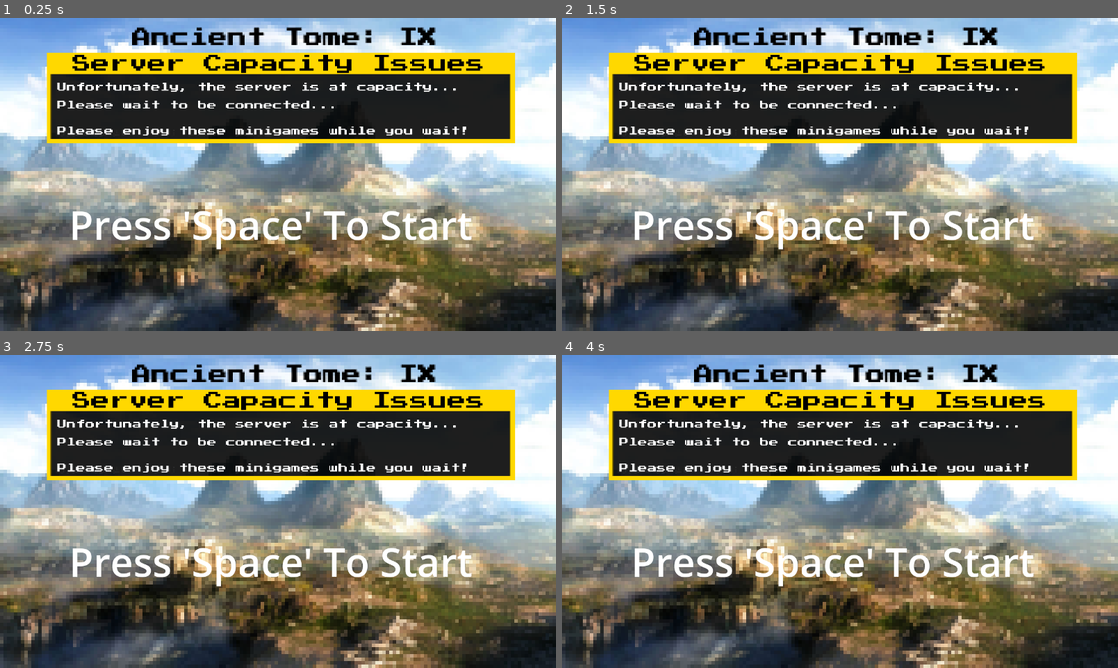
Above: before the commit, frames 1-4 (two rows, left to right).
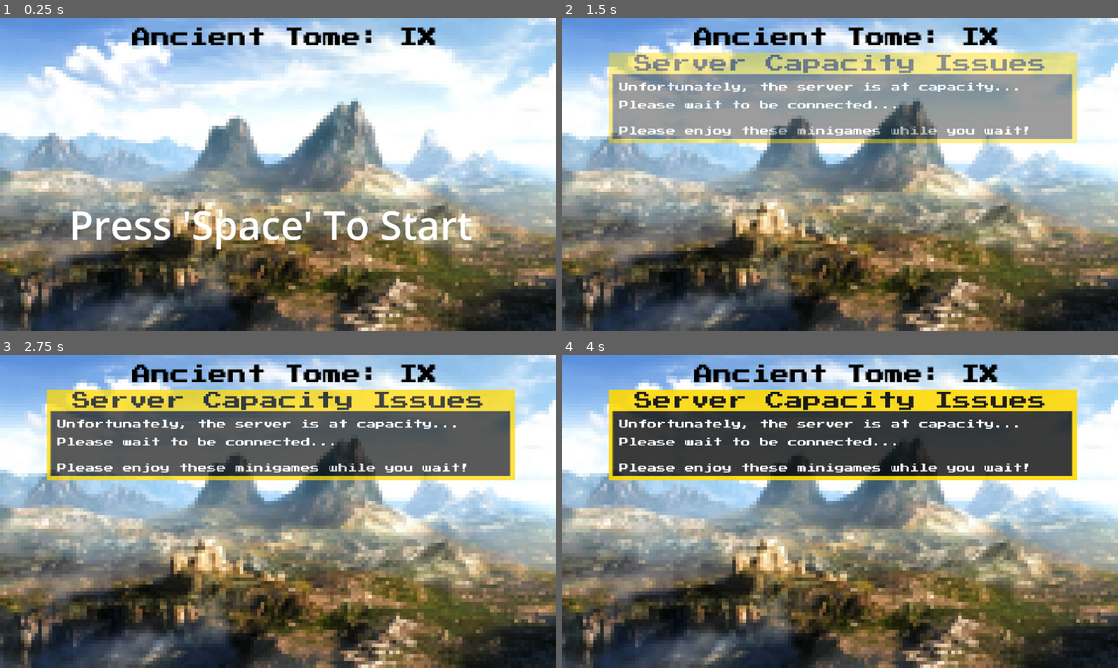
Above: after the commit, the same moments.

Repository: jtnoble/server-capacity-reached-godot
Game: Godot game, scene res://scenes/main_menu.tscn
Two runs of this game, one before a commit and one after it. Both use one fixed random seed, a clock stepped at 60 frames per second and the inputs below.
Inputs:
- Up to frame 1 (0.25 s): no input
- Up to frame 2 (1.5 s): tap Space (action) at 0.5, 1.35 s; hold D (right) 0.53-1.28 s; hold Space (action) 0.53-1.28 s; hold S (down) from 1.28 s (still down)
- Up to frame 3 (2.75 s): tap Space (action) at 2 s; release S (down) at 2.03 s; hold D (right) from 2.03 s (still down); hold Space (action) from 2.03 s (still down)
- Up to frame 4 (4 s): release D (right) at 2.78 s; release Space (action) at 2.78 s; hold W (up) 2.78-3.53 s; tap Space (action) at 2.85, 3.5 s; hold A (left) from 3.53 s (still down); hold Space (action) from 3.53 s (still down)

The runs differ from the first frame. In frame 1, 24% of the frame differs, in the area x 8-93%, y 11-40%; in frame 2, 26%, in the area x 8-93%, y 11-74%; in frame 3, 25%; in frame 4, 23%.

Commit message:
minigame switch system

Diff:
--- /dev/null
+++ b/scenes/Servercapacitytext.gd
@@ -0,0 +1,23 @@
+extends Sprite2D
+
+var fading_in: bool = false
+var fading_out: bool = false
+
+func _ready():
+	set_modulate(Color(1,1,1,0))
+
+func fade_in():
+	set_modulate(lerp(get_modulate(), Color(1,1,1,1), 0.01))
+	if get_modulate() == Color(1,1,1,1):
+		fading_in = false
+
+func fade_out():
+	set_modulate(lerp(get_modulate(), Color(1,1,1,0), 0.1))
+	if get_modulate() == Color(1,1,1,0):
+		fading_out = false
+
+func _process(delta):
+	if fading_in:
+		fade_in()
+	elif fading_out:
+		fade_out()
--- a/scenes/StartLabel.gd
+++ b/scenes/StartLabel.gd
@@ -1,8 +1,6 @@
 extends Label
 
 func _process(delta):
-	var input = Input.get("action")
-	print_debug(input)
-	if Input.get("action"):
+	if Input.is_action_pressed("action"):
 		$"..".first_load()
 		queue_free()
--- a/scenes/main_menu.gd
+++ b/scenes/main_menu.gd
@@ -5,14 +5,18 @@
 var scene_index: int = 0
 
 func first_load():
-	pass
-func next_level_index():
+	$Servercapacitytext.fading_in = true
+	load_game(false)
+
+func next_level():
 	scene_index = scene_index + 1
+	load_game(true)
 
-func load_game():
+func load_game(level_complete):
 	# Load game
 	$StartNextGameTimer.start()
-	$CompleteLabel.visible = true
+	if level_complete:
+		$CompleteLabel.visible = true
 
 func load_scene(scene):
 	var mg = scene.instantiate()
@@ -21,7 +25,12 @@
 	mg.scale.x = 0.2
 	mg.scale.y = 0.2
 	add_child(mg)
+	mg.connect("minigame_completed", _on_minigame_complete)
 
 func _on_start_next_game_timer_timeout():
 	$CompleteLabel.visible = false
 	load_scene(scenes[scene_index])
+
+func _on_minigame_complete():
+	print_debug("MINIGAME COMPLETE")
+	next_level()
--- a/scenes/main_menu.tscn
+++ b/scenes/main_menu.tscn
@@ -1,10 +1,11 @@
-[gd_scene load_steps=6 format=3 uid="uid://bc3878gi5j828"]
+[gd_scene load_steps=7 format=3 uid="uid://bc3878gi5j828"]
 
 [ext_resource type="Texture2D" uid="uid://b23u2wmj58dwf" path="res://images/main_menu_img.jpg" id="1_7ji57"]
 [ext_resource type="Script" path="res://scenes/main_menu.gd" id="1_gwpah"]
 [ext_resource type="Texture2D" uid="uid://eqibi62xrhhc" path="res://images/titletext.png" id="2_xmml1"]
 [ext_resource type="Texture2D" uid="uid://dlip37b6lpdct" path="res://images/servercapacitytext.png" id="3_vh1kh"]
 [ext_resource type="Script" path="res://scenes/StartLabel.gd" id="5_db6kl"]
+[ext_resource type="Script" path="res://scenes/Servercapacitytext.gd" id="5_urpim"]
 
 [node name="MainMenu" type="Node2D"]
 script = ExtResource("1_gwpah")
@@ -22,6 +23,7 @@
 position = Vector2(647, 184)
 scale = Vector2(2.69625, 2.57716)
 texture = ExtResource("3_vh1kh")
+script = ExtResource("5_urpim")
 
 [node name="StartNextGameTimer" type="Timer" parent="."]
 wait_time = 5.0
--- a/scenes/mg1/minigame_1.gd
+++ b/scenes/mg1/minigame_1.gd
@@ -1,21 +1,34 @@
 extends Node2D
 
 @onready var player = $player
+
+var timer_time: float = 30
+
+signal minigame_completed()
+
 func _ready():
+	set_modulate(Color(1,1,1,0))
+	$Timer.start()
+	player.position = Vector2(268, 770)
+
+func restart_game():
+	if $Timer.time_left > 0:
+		$Timer.stop()
 	$Timer.start()
 	player.position = Vector2(268, 770)
 
 func win():
-	$"..".next_game()
+	minigame_completed.emit()
 	queue_free()
 
 func lose():
-	pass
+	restart_game()
 
 func _on_timer_timeout():
 	lose()
 
 func _physics_process(delta):
-	var time_left = $Timer.time_left
+	set_modulate(lerp(get_modulate(), Color(1,1,1,1), 0.2))
+	var time_left = $Timer.time_left + 1
 	var text_string = "%d"
 	$TimerLabel.text = text_string % time_left
--- a/scenes/mg1/minigame_1.tscn
+++ b/scenes/mg1/minigame_1.tscn
@@ -73,7 +73,7 @@
 color = Color(1, 1, 0, 1)
 
 [node name="goal" type="Area2D" parent="."]
-position = Vector2(5395, 1661)
+position = Vector2(205, 1383)
 scale = Vector2(3, 3)
 
 [node name="CollisionShape2D" type="CollisionShape2D" parent="goal"]
--- a/scenes/mg1/player.gd
+++ b/scenes/mg1/player.gd
@@ -4,7 +4,6 @@
 
 func _physics_process(delta):
 	move(delta)
-	print_debug(position)
 
 func move(delta):
 	var input = Input.get_vector("left", "right", "up", "down")
